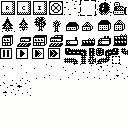
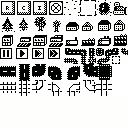
Layer changes from the first 128 x 128 image to the second:
painted on "Background" over [0, 64, 128, 96]
